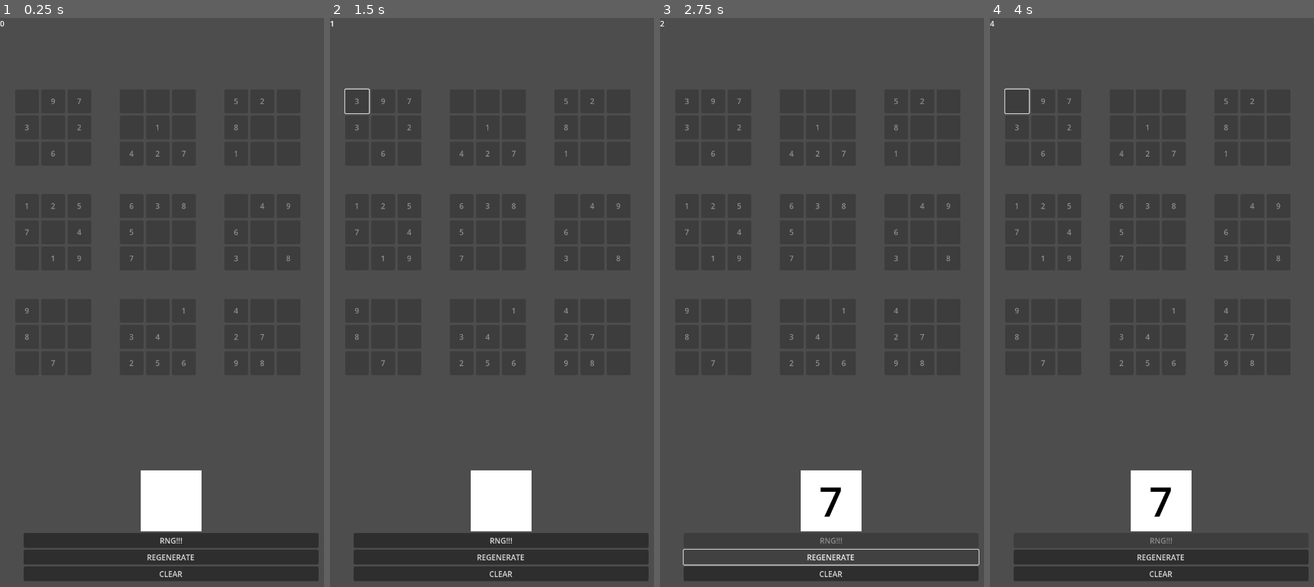
Above: before the commit, frames 1-4 (left to right).
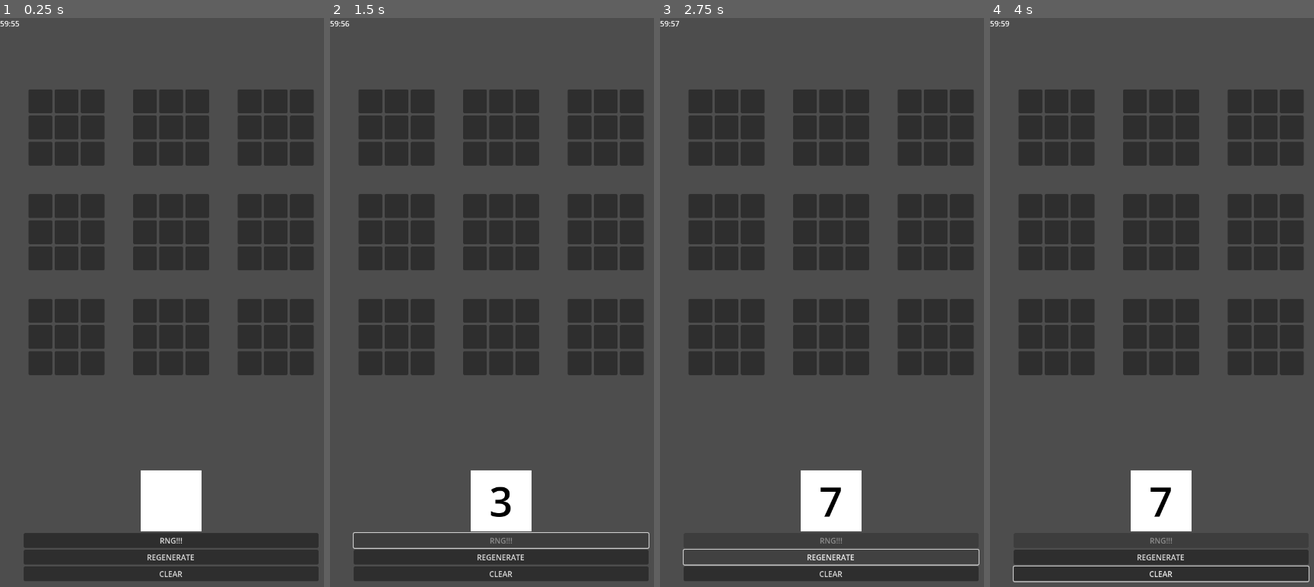
Above: after the commit, the same moments.

Repository: DeeJeezz/randoku
Game: Godot game, scene res://scenes/main_game.tscn
The game is run twice, just before and just after one commit, with the same random seed, the same clock (stepped at 60 frames per second) and the same inputs.
Inputs (mouse positions are in pixels of both pictures, inside the frame that each line leads up to):
- Up to frame 1 (0.25 s): no input
- Up to frame 2 (1.5 s): click (501, 541) at 0.5 s, where only the run before the commit has a clickable "RNG!!!"; click (355, 103) at 1.27 s
- Up to frame 3 (2.75 s): click (831, 558) at 2 s, where only the run before the commit has a clickable "REGENERATE"
- Up to frame 4 (4 s): click (1161, 575) at 2.75 s, where only the run before the commit has a clickable "CLEAR"; click (1015, 103) at 3.5 s, where only the run before the commit has a clickable "3"

The runs differ from the first frame. In frame 1, 6.4% of the frame differs, in the area x 0-97%, y 0-63%; in frame 2, 7.1%, in the area x 0-99%, y 0-94%; in frame 3, 6.4%; in frame 4, 6.8%.

Commit message:
count up timer

Diff:
--- /dev/null
+++ b/scenes/count_up_timer.tscn
@@ -0,0 +1,9 @@
+[gd_scene load_steps=2 format=3 uid="uid://0rf6waip8aa3"]
+
+[ext_resource type="Script" uid="uid://bisns2lhhbh2d" path="res://scripts/count_up_timer.gd" id="1_c1wmi"]
+
+[node name="CountUpTimer" type="Timer"]
+autostart = true
+script = ExtResource("1_c1wmi")
+
+[connection signal="timeout" from="." to="." method="_on_timeout"]
--- a/scenes/field_cell.tscn
+++ b/scenes/field_cell.tscn
@@ -1,6 +1,33 @@
 [gd_scene load_steps=5 format=3 uid="uid://c0npfpysbbfqd"]
 
 [ext_resource type="Script" uid="uid://b4wh2cqf7olbw" path="res://scripts/field_cell.gd" id="1_mrp8d"]
+
+[sub_resource type="Animation" id="Animation_ctq73"]
+length = 0.001
+tracks/0/type = "value"
+tracks/0/imported = false
+tracks/0/enabled = true
+tracks/0/path = NodePath("Button:custom_minimum_size")
+tracks/0/interp = 1
+tracks/0/loop_wrap = true
+tracks/0/keys = {
+"times": PackedFloat32Array(0),
+"transitions": PackedFloat32Array(1),
+"update": 0,
+"values": [Vector2(50, 50)]
+}
+tracks/1/type = "value"
+tracks/1/imported = false
+tracks/1/enabled = true
+tracks/1/path = NodePath("Button:modulate")
+tracks/1/interp = 1
+tracks/1/loop_wrap = true
+tracks/1/keys = {
+"times": PackedFloat32Array(0),
+"transitions": PackedFloat32Array(1),
+"update": 0,
+"values": [Color(1, 1, 1, 1)]
+}
 
 [sub_resource type="Animation" id="Animation_mrp8d"]
 resource_name = "correct"
@@ -30,33 +57,6 @@
 "values": [Color(1, 1, 1, 1), Color(0.297496, 0.862421, 0, 1), Color(0.345282, 0.986791, 0, 1)]
 }
 
-[sub_resource type="Animation" id="Animation_ctq73"]
-length = 0.001
-tracks/0/type = "value"
-tracks/0/imported = false
-tracks/0/enabled = true
-tracks/0/path = NodePath("Button:custom_minimum_size")
-tracks/0/interp = 1
-tracks/0/loop_wrap = true
-tracks/0/keys = {
-"times": PackedFloat32Array(0),
-"transitions": PackedFloat32Array(1),
-"update": 0,
-"values": [Vector2(50, 50)]
-}
-tracks/1/type = "value"
-tracks/1/imported = false
-tracks/1/enabled = true
-tracks/1/path = NodePath("Button:modulate")
-tracks/1/interp = 1
-tracks/1/loop_wrap = true
-tracks/1/keys = {
-"times": PackedFloat32Array(0),
-"transitions": PackedFloat32Array(1),
-"update": 0,
-"values": [Color(1, 1, 1, 1)]
-}
-
 [sub_resource type="AnimationLibrary" id="AnimationLibrary_ctq73"]
 _data = {
 &"RESET": SubResource("Animation_ctq73"),
@@ -68,8 +68,8 @@
 anchors_preset = 15
 anchor_right = 1.0
 anchor_bottom = 1.0
-offset_right = -670.0
-offset_bottom = -1230.0
+offset_right = -720.0
+offset_bottom = -1280.0
 grow_horizontal = 2
 grow_vertical = 2
 script = ExtResource("1_mrp8d")
--- a/scenes/main_game.tscn
+++ b/scenes/main_game.tscn
@@ -1,14 +1,15 @@
-[gd_scene load_steps=3 format=3 uid="uid://blfq7daam4h4v"]
+[gd_scene load_steps=5 format=3 uid="uid://blfq7daam4h4v"]
 
 [ext_resource type="Script" uid="uid://e3r5pi5tqnxd" path="res://scripts/main_game.gd" id="1_72e8q"]
+[ext_resource type="PackedScene" uid="uid://c0npfpysbbfqd" path="res://scenes/field_cell.tscn" id="2_0rdsr"]
 [ext_resource type="Texture2D" uid="uid://cssfo2hd7nr4" path="res://assets/img/rng_randomizer_bg.png" id="2_d2op2"]
-
-[node name="MainGame" type="Node2D" node_paths=PackedStringArray("rows", "rng_label", "rng_button", "timer_label")]
+[ext_resource type="PackedScene" uid="uid://0rf6waip8aa3" path="res://scenes/count_up_timer.tscn" id="3_d2op2"]
+
+[node name="MainGame" type="Node2D" node_paths=PackedStringArray("rows", "rng_label", "rng_button")]
 script = ExtResource("1_72e8q")
 rows = [NodePath("CanvasLayer/Game/MarginContainer/VBoxContainer/HBoxContainer"), NodePath("CanvasLayer/Game/MarginCont …(562 unchanged characters)…
 rng_label = NodePath("CanvasLayer/RNG/MarginContainer/VBoxContainer/TextureRect/RNGLabel")
 rng_button = NodePath("CanvasLayer/RNG/MarginContainer/VBoxContainer/RNGButton")
-timer_label = NodePath("CanvasLayer/Game/TimerLabel")
 
 [node name="CanvasLayer" type="CanvasLayer" parent="."]
 
@@ -49,16 +50,115 @@
 theme_override_constants/separation = 55
 alignment = 1
 
+[node name="FieldCell" parent="CanvasLayer/Game/MarginContainer/VBoxContainer/HBoxContainer" instance=ExtResource("2_0rdsr")]
+layout_mode = 2
+
+[node name="FieldCell2" parent="CanvasLayer/Game/MarginContainer/VBoxContainer/HBoxContainer" instance=ExtResource("2_0rdsr")]
+layout_mode = 2
+
+[node name="FieldCell3" parent="CanvasLayer/Game/MarginContainer/VBoxContainer/HBoxContainer" instance=ExtResource("2_0rdsr")]
+layout_mode = 2
+
+[node name="Control" type="Control" parent="CanvasLayer/Game/MarginContainer/VBoxContainer/HBoxContainer"]
+layout_mode = 2
+
+[node name="FieldCell4" parent="CanvasLayer/Game/MarginContainer/VBoxContainer/HBoxContainer" instance=ExtResource("2_0rdsr")]
+layout_mode = 2
+
+[node name="FieldCell5" parent="CanvasLayer/Game/MarginContainer/VBoxContainer/HBoxContainer" instance=ExtResource("2_0rdsr")]
+layout_mode = 2
+
+[node name="FieldCell6" parent="CanvasLayer/Game/MarginContainer/VBoxContainer/HBoxContainer" instance=ExtResource("2_0rdsr")]
+layout_mode = 2
+
+[node name="Control2" type="Control" parent="CanvasLayer/Game/MarginContainer/VBoxContainer/HBoxContainer"]
+layout_mode = 2
+
+[node name="FieldCell7" parent="CanvasLayer/Game/MarginContainer/VBoxContainer/HBoxContainer" instance=ExtResource("2_0rdsr")]
+layout_mode = 2
+
+[node name="FieldCell8" parent="CanvasLayer/Game/MarginContainer/VBoxContainer/HBoxContainer" instance=ExtResource("2_0rdsr")]
+layout_mode = 2
+
+[node name="FieldCell9" parent="CanvasLayer/Game/MarginContainer/VBoxContainer/HBoxContainer" instance=ExtResource("2_0rdsr")]
+layout_mode = 2
+
 [node name="HBoxContainer2" type="HBoxContainer" parent="CanvasLayer/Game/MarginContainer/VBoxContainer"]
 layout_mode = 2
 theme_override_constants/separation = 55
 alignment = 1
 
+[node name="FieldCell" parent="CanvasLayer/Game/MarginContainer/VBoxContainer/HBoxContainer2" instance=ExtResource("2_0rdsr")]
+layout_mode = 2
+
+[node name="FieldCell2" parent="CanvasLayer/Game/MarginContainer/VBoxContainer/HBoxContainer2" instance=ExtResource("2_0rdsr")]
+layout_mode = 2
+
+[node name="FieldCell3" parent="CanvasLayer/Game/MarginContainer/VBoxContainer/HBoxContainer2" instance=ExtResource("2_0rdsr")]
+layout_mode = 2
+
+[node name="Control" type="Control" parent="CanvasLayer/Game/MarginContainer/VBoxContainer/HBoxContainer2"]
+layout_mode = 2
+
+[node name="FieldCell4" parent="CanvasLayer/Game/MarginContainer/VBoxContainer/HBoxContainer2" instance=ExtResource("2_0rdsr")]
+layout_mode = 2
+
+[node name="FieldCell5" parent="CanvasLayer/Game/MarginContainer/VBoxContainer/HBoxContainer2" instance=ExtResource("2_0rdsr")]
+layout_mode = 2
+
+[node name="FieldCell6" parent="CanvasLayer/Game/MarginContainer/VBoxContainer/HBoxContainer2" instance=ExtResource("2_0rdsr")]
+layout_mode = 2
+
+[node name="Control2" type="Control" parent="CanvasLayer/Game/MarginContainer/VBoxContainer/HBoxContainer2"]
+layout_mode = 2
+
+[node name="FieldCell7" parent="CanvasLayer/Game/MarginContainer/VBoxContainer/HBoxContainer2" instance=ExtResource("2_0rdsr")]
+layout_mode = 2
+
+[node name="FieldCell8" parent="CanvasLayer/Game/MarginContainer/VBoxContainer/HBoxContainer2" instance=ExtResource("2_0rdsr")]
+layout_mode = 2
+
+[node name="FieldCell9" parent="CanvasLayer/Game/MarginContainer/VBoxContainer/HBoxContainer2" instance=ExtResource("2_0rdsr")]
+layout_mode = 2
+
 [node name="HBoxContainer3" type="HBoxContainer" parent="CanvasLayer/Game/MarginContainer/VBoxContainer"]
 layout_mode = 2
 theme_override_constants/separation = 55
 alignment = 1
 
+[node name="FieldCell" parent="CanvasLayer/Game/MarginContainer/VBoxContainer/HBoxContainer3" instance=ExtResource("2_0rdsr")]
+layout_mode = 2
+
+[node name="FieldCell2" parent="CanvasLayer/Game/MarginContainer/VBoxContainer/HBoxContainer3" instance=ExtResource("2_0rdsr")]
+layout_mode = 2
+
+[node name="FieldCell3" parent="CanvasLayer/Game/MarginContainer/VBoxContainer/HBoxContainer3" instance=ExtResource("2_0rdsr")]
+layout_mode = 2
+
+[node name="Control" type="Control" parent="CanvasLayer/Game/MarginContainer/VBoxContainer/HBoxContainer3"]
+layout_mode = 2
+
+[node name="FieldCell4" parent="CanvasLayer/Game/MarginContainer/VBoxContainer/HBoxContainer3" instance=ExtResource("2_0rdsr")]
+layout_mode = 2
+
+[node name="FieldCell5" parent="CanvasLayer/Game/MarginContainer/VBoxContainer/HBoxContainer3" instance=ExtResource("2_0rdsr")]
+layout_mode = 2
+
+[node name="FieldCell6" parent="CanvasLayer/Game/MarginContainer/VBoxContainer/HBoxContainer3" instance=ExtResource("2_0rdsr")]
+layout_mode = 2
+
+[node name="Control2" type="Control" parent="CanvasLayer/Game/MarginContainer/VBoxContainer/HBoxContainer3"]
+layout_mode = 2
+
+[node name="FieldCell7" parent="CanvasLayer/Game/MarginContainer/VBoxContainer/HBoxContainer3" instance=ExtResource("2_0rdsr")]
+layout_mode = 2
+
+[node name="FieldCell8" parent="CanvasLayer/Game/MarginContainer/VBoxContainer/HBoxContainer3" instance=ExtResource("2_0rdsr")]
+layout_mode = 2
+
+[node name="FieldCell9" parent="CanvasLayer/Game/MarginContainer/VBoxContainer/HBoxContainer3" instance=ExtResource("2_0rdsr")]
+layout_mode = 2
+
 [node name="Divider" type="Control" parent="CanvasLayer/Game/MarginContainer/VBoxContainer"]
 layout_mode = 2
 
@@ -67,16 +167,115 @@
 theme_override_constants/separation = 55
 alignment = 1
 
+[node name="FieldCell" parent="CanvasLayer/Game/MarginContainer/VBoxContainer/HBoxContainer4" instance=ExtResource("2_0rdsr")]
+layout_mode = 2
+
+[node name="FieldCell2" parent="CanvasLayer/Game/MarginContainer/VBoxContainer/HBoxContainer4" instance=ExtResource("2_0rdsr")]
+layout_mode = 2
+
+[node name="FieldCell3" parent="CanvasLayer/Game/MarginContainer/VBoxContainer/HBoxContainer4" instance=ExtResource("2_0rdsr")]
+layout_mode = 2
+
+[node name="Control" type="Control" parent="CanvasLayer/Game/MarginContainer/VBoxContainer/HBoxContainer4"]
+layout_mode = 2
+
+[node name="FieldCell4" parent="CanvasLayer/Game/MarginContainer/VBoxContainer/HBoxContainer4" instance=ExtResource("2_0rdsr")]
+layout_mode = 2
+
+[node name="FieldCell5" parent="CanvasLayer/Game/MarginContainer/VBoxContainer/HBoxContainer4" instance=ExtResource("2_0rdsr")]
+layout_mode = 2
+
+[node name="FieldCell6" parent="CanvasLayer/Game/MarginContainer/VBoxContainer/HBoxContainer4" instance=ExtResource("2_0rdsr")]
+layout_mode = 2
+
+[node name="Control2" type="Control" parent="CanvasLayer/Game/MarginContainer/VBoxContainer/HBoxContainer4"]
+layout_mode = 2
+
+[node name="FieldCell7" parent="CanvasLayer/Game/MarginContainer/VBoxContainer/HBoxContainer4" instance=ExtResource("2_0rdsr")]
+layout_mode = 2
+
+[node name="FieldCell8" parent="CanvasLayer/Game/MarginContainer/VBoxContainer/HBoxContainer4" instance=ExtResource("2_0rdsr")]
+layout_mode = 2
+
+[node name="FieldCell9" parent="CanvasLayer/Game/MarginContainer/VBoxContainer/HBoxContainer4" instance=ExtResource("2_0rdsr")]
+layout_mode = 2
+
 [node name="HBoxContainer5" type="HBoxContainer" parent="CanvasLayer/Game/MarginContainer/VBoxContainer"]
 layout_mode = 2
 theme_override_constants/separation = 55
 alignment = 1
 
+[node name="FieldCell" parent="CanvasLayer/Game/MarginContainer/VBoxContainer/HBoxContainer5" instance=ExtResource("2_0rdsr")]
+layout_mode = 2
+
+[node name="FieldCell2" parent="CanvasLayer/Game/MarginContainer/VBoxContainer/HBoxContainer5" instance=ExtResource("2_0rdsr")]
+layout_mode = 2
+
+[node name="FieldCell3" parent="CanvasLayer/Game/MarginContainer/VBoxContainer/HBoxContainer5" instance=ExtResource("2_0rdsr")]
+layout_mode = 2
+
+[node name="Control" type="Control" parent="CanvasLayer/Game/MarginContainer/VBoxContainer/HBoxContainer5"]
+layout_mode = 2
+
+[node name="FieldCell4" parent="CanvasLayer/Game/MarginContainer/VBoxContainer/HBoxContainer5" instance=ExtResource("2_0rdsr")]
+layout_mode = 2
+
+[node name="FieldCell5" parent="CanvasLayer/Game/MarginContainer/VBoxContainer/HBoxContainer5" instance=ExtResource("2_0rdsr")]
+layout_mode = 2
+
+[node name="FieldCell6" parent="CanvasLayer/Game/MarginContainer/VBoxContainer/HBoxContainer5" instance=ExtResource("2_0rdsr")]
+layout_mode = 2
+
+[node name="Control2" type="Control" parent="CanvasLayer/Game/MarginContainer/VBoxContainer/HBoxContainer5"]
+layout_mode = 2
+
+[node name="FieldCell7" parent="CanvasLayer/Game/MarginContainer/VBoxContainer/HBoxContainer5" instance=ExtResource("2_0rdsr")]
+layout_mode = 2
+
+[node name="FieldCell8" parent="CanvasLayer/Game/MarginContainer/VBoxContainer/HBoxContainer5" instance=ExtResource("2_0rdsr")]
+layout_mode = 2
+
+[node name="FieldCell9" parent="CanvasLayer/Game/MarginContainer/VBoxContainer/HBoxContainer5" instance=ExtResource("2_0rdsr")]
+layout_mode = 2
+
 [node name="HBoxContainer6" type="HBoxContainer" parent="CanvasLayer/Game/MarginContainer/VBoxContainer"]
 layout_mode = 2
 theme_override_constants/separation = 55
 alignment = 1
 
+[node name="FieldCell" parent="CanvasLayer/Game/MarginContainer/VBoxContainer/HBoxContainer6" instance=ExtResource("2_0rdsr")]
+layout_mode = 2
+
+[node name="FieldCell2" parent="CanvasLayer/Game/MarginContainer/VBoxContainer/HBoxContainer6" instance=ExtResource("2_0rdsr")]
+layout_mode = 2
+
+[node name="FieldCell3" parent="CanvasLayer/Game/MarginContainer/VBoxContainer/HBoxContainer6" instance=ExtResource("2_0rdsr")]
+layout_mode = 2
+
+[node name="Control" type="Control" parent="CanvasLayer/Game/MarginContainer/VBoxContainer/HBoxContainer6"]
+layout_mode = 2
+
+[node name="FieldCell4" parent="CanvasLayer/Game/MarginContainer/VBoxContainer/HBoxContainer6" instance=ExtResource("2_0rdsr")]
+layout_mode = 2
+
+[node name="FieldCell5" parent="CanvasLayer/Game/MarginContainer/VBoxContainer/HBoxContainer6" instance=ExtResource("2_0rdsr")]
+layout_mode = 2
+
+[node name="FieldCell6" parent="CanvasLayer/Game/MarginContainer/VBoxContainer/HBoxContainer6" instance=ExtResource("2_0rdsr")]
+layout_mode = 2
+
+[node name="Control2" type="Control" parent="CanvasLayer/Game/MarginContainer/VBoxContainer/HBoxContainer6"]
+layout_mode = 2
+
+[node name="FieldCell7" parent="CanvasLayer/Game/MarginContainer/VBoxContainer/HBoxContainer6" instance=ExtResource("2_0rdsr")]
+layout_mode = 2
+
+[node name="FieldCell8" parent="CanvasLayer/Game/MarginContainer/VBoxContainer/HBoxContainer6" instance=ExtResource("2_0rdsr")]
+layout_mode = 2
+
+[node name="FieldCell9" parent="CanvasLayer/Game/MarginContainer/VBoxContainer/HBoxContainer6" instance=ExtResource("2_0rdsr")]
+layout_mode = 2
+
 [node name="Divider2" type="Control" parent="CanvasLayer/Game/MarginContainer/VBoxContainer"]
 layout_mode = 2
 
@@ -85,15 +284,114 @@
 theme_override_constants/separation = 55
 alignment = 1
 
+[node name="FieldCell" parent="CanvasLayer/Game/MarginContainer/VBoxContainer/HBoxContainer7" instance=ExtResource("2_0rdsr")]
+layout_mode = 2
+
+[node name="FieldCell2" parent="CanvasLayer/Game/MarginContainer/VBoxContainer/HBoxContainer7" instance=ExtResource("2_0rdsr")]
+layout_mode = 2
+
+[node name="FieldCell3" parent="CanvasLayer/Game/MarginContainer/VBoxContainer/HBoxContainer7" instance=ExtResource("2_0rdsr")]
+layout_mode = 2
+
+[node name="Control" type="Control" parent="CanvasLayer/Game/MarginContainer/VBoxContainer/HBoxContainer7"]
+layout_mode = 2
+
+[node name="FieldCell4" parent="CanvasLayer/Game/MarginContainer/VBoxContainer/HBoxContainer7" instance=ExtResource("2_0rdsr")]
+layout_mode = 2
+
+[node name="FieldCell5" parent="CanvasLayer/Game/MarginContainer/VBoxContainer/HBoxContainer7" instance=ExtResource("2_0rdsr")]
+layout_mode = 2
+
+[node name="FieldCell6" parent="CanvasLayer/Game/MarginContainer/VBoxContainer/HBoxContainer7" instance=ExtResource("2_0rdsr")]
+layout_mode = 2
+
+[node name="Control2" type="Control" parent="CanvasLayer/Game/MarginContainer/VBoxContainer/HBoxContainer7"]
+layout_mode = 2
+
+[node name="FieldCell7" parent="CanvasLayer/Game/MarginContainer/VBoxContainer/HBoxContainer7" instance=ExtResource("2_0rdsr")]
+layout_mode = 2
+
+[node name="FieldCell8" parent="CanvasLayer/Game/MarginContainer/VBoxContainer/HBoxContainer7" instance=ExtResource("2_0rdsr")]
+layout_mode = 2
+
+[node name="FieldCell9" parent="CanvasLayer/Game/MarginContainer/VBoxContainer/HBoxContainer7" instance=ExtResource("2_0rdsr")]
+layout_mode = 2
+
 [node name="HBoxContainer8" type="HBoxContainer" parent="CanvasLayer/Game/MarginContainer/VBoxContainer"]
 layout_mode = 2
 theme_override_constants/separation = 55
 alignment = 1
 
+[node name="FieldCell" parent="CanvasLayer/Game/MarginContainer/VBoxContainer/HBoxContainer8" instance=ExtResource("2_0rdsr")]
+layout_mode = 2
+
+[node name="FieldCell2" parent="CanvasLayer/Game/MarginContainer/VBoxContainer/HBoxContainer8" instance=ExtResource("2_0rdsr")]
+layout_mode = 2
+
+[node name="FieldCell3" parent="CanvasLayer/Game/MarginContainer/VBoxContainer/HBoxContainer8" instance=ExtResource("2_0rdsr")]
+layout_mode = 2
+
+[node name="Control" type="Control" parent="CanvasLayer/Game/MarginContainer/VBoxContainer/HBoxContainer8"]
+layout_mode = 2
+
+[node name="FieldCell4" parent="CanvasLayer/Game/MarginContainer/VBoxContainer/HBoxContainer8" instance=ExtResource("2_0rdsr")]
+layout_mode = 2
+
+[node name="FieldCell5" parent="CanvasLayer/Game/MarginContainer/VBoxContainer/HBoxContainer8" instance=ExtResource("2_0rdsr")]
+layout_mode = 2
+
+[node name="FieldCell6" parent="CanvasLayer/Game/MarginContainer/VBoxContainer/HBoxContainer8" instance=ExtResource("2_0rdsr")]
+layout_mode = 2
+
+[node name="Control2" type="Control" parent="CanvasLayer/Game/MarginContainer/VBoxContainer/HBoxContainer8"]
+layout_mode = 2
+
+[node name="FieldCell7" parent="CanvasLayer/Game/MarginContainer/VBoxContainer/HBoxContainer8" instance=ExtResource("2_0rdsr")]
+layout_mode = 2
+
+[node name="FieldCell8" parent="CanvasLayer/Game/MarginContainer/VBoxContainer/HBoxContainer8" instance=ExtResource("2_0rdsr")]
+layout_mode = 2
+
+[node name="FieldCell9" parent="CanvasLayer/Game/MarginContainer/VBoxContainer/HBoxContainer8" instance=ExtResource("2_0rdsr")]
+layout_mode = 2
+
 [node name="HBoxContainer9" type="HBoxContainer" parent="CanvasLayer/Game/MarginContainer/VBoxContainer"]
 layout_mode = 2
 theme_override_constants/separation = 55
 alignment = 1
+
+[node name="FieldCell" parent="CanvasLayer/Game/MarginContainer/VBoxContainer/HBoxContainer9" instance=ExtResource("2_0rdsr")]
+layout_mode = 2
+
+[node name="FieldCell2" parent="CanvasLayer/Game/MarginContainer/VBoxContainer/HBoxContainer9" instance=ExtResource("2_0rdsr")]
+layout_mode = 2
+
+[node name="FieldCell3" parent="CanvasLayer/Game/MarginContainer/VBoxContainer/HBoxContainer9" instance=ExtResource("2_0rdsr")]
+layout_mode = 2
+
+[node name="Control" type="Control" parent="CanvasLayer/Game/MarginContainer/VBoxContainer/HBoxContainer9"]
+layout_mode = 2
+
+[node name="FieldCell4" parent="CanvasLayer/Game/MarginContainer/VBoxContainer/HBoxContainer9" instance=ExtResource("2_0rdsr")]
+layout_mode = 2
+
+[node name="FieldCell5" parent="CanvasLayer/Game/MarginContainer/VBoxContainer/HBoxContainer9" instance=ExtResource("2_0rdsr")]
+layout_mode = 2
+
+[node name="FieldCell6" parent="CanvasLayer/Game/MarginContainer/VBoxContainer/HBoxContainer9" instance=ExtResource("2_0rdsr")]
+layout_mode = 2
+
+[node name="Control2" type="Control" parent="CanvasLayer/Game/MarginContainer/VBoxContainer/HBoxContainer9"]
+layout_mode = 2
+
+[node name="FieldCell7" parent="CanvasLayer/Game/MarginContainer/VBoxContainer/HBoxContainer9" instance=ExtResource("2_0rdsr")]
+layout_mode = 2
+
+[node name="FieldCell8" parent="CanvasLayer/Game/MarginContainer/VBoxContainer/HBoxContainer9" instance=ExtResource("2_0rdsr")]
+layout_mode = 2
+
+[node name="FieldCell9" parent="CanvasLayer/Game/MarginContainer/VBoxContainer/HBoxContainer9" instance=ExtResource("2_0rdsr")]
+layout_mode = 2
 
 [node name="RNG" type="Control" parent="CanvasLayer"]
 layout_mode = 3
@@ -151,6 +449,9 @@
 layout_mode = 2
 text = "CLEAR"
 
+[node name="CountUpTimer" parent="." node_paths=PackedStringArray("timer_label") instance=ExtResource("3_d2op2")]
+timer_label = NodePath("../CanvasLayer/Game/TimerLabel")
+
 [connection signal="pressed" from="CanvasLayer/RNG/MarginContainer/VBoxContainer/RNGButton" to="." method="_on_rng_button_pressed"]
 [connection signal="pressed" from="CanvasLayer/RNG/MarginContainer/VBoxContainer/RegenerateButton" to="." method="_on_regenerate_button_pressed"]
 [connection signal="pressed" from="CanvasLayer/RNG/MarginContainer/VBoxContainer/ClearCellButton" to="." method="_on_clear_cell_button_pressed"]
--- /dev/null
+++ b/scripts/count_up_timer.gd
@@ -0,0 +1,51 @@
+extends Timer
+class_name CountUpTimer
+
+@export_category("Nodes")
+@export var timer_label: Label
+
+
+class TimeCounter:
+	var seconds: int
+	var minutes: int
+	var hours: int
+	var total_seconds: int = (59 * 60) + 55
+
+	func update_time() -> void:
+		hours = int(float(total_seconds) / (60 * 60))
+		minutes = int(float(total_seconds) / 60) - (hours * 60)
+		seconds = total_seconds - (((hours * 60) + minutes) * 60)
+
+	func count() -> void:
+		total_seconds += 1
+		update_time()
+
+	func _append_zero(number: int) -> String:
+		if number < 10:
+			return '0%s' % number
+		return str(number)
+
+	func get_formatted_time(format: String = '%M:%S') -> String:
+		var formatted_seconds: String = _append_zero(seconds)
+		var formatted_minutes: String = _append_zero(minutes)
+		var formatted_hours: String = _append_zero(hours)
+		if hours > 0:
+			format = '%%H:%s' % format
+		return format.replace('%H', formatted_hours).replace('%M', formatted_minutes).replace('%S', formatted_seconds)
+
+
+var counter: TimeCounter = TimeCounter.new()
+
+
+func _ready() -> void:
+	counter.update_time()
+	_update_label()
+
+
+func _on_timeout() -> void:
+	counter.count()
+	_update_label()
+
+
+func _update_label() -> void:
+	timer_label.text = counter.get_formatted_time()
--- a/scripts/main_game.gd
+++ b/scripts/main_game.gd
@@ -5,8 +5,6 @@
 @export_category("RNG nodes")
 @export var rng_label: Label
 @export var rng_button: Button
-@export_category('Utility nodes')
-@export var timer_label: Label
 @export_category("Settings")
 @export var game_seed: int = 0
 @export var field_cell_animation_delay: float = 0.05
@@ -21,20 +19,11 @@
 const BLOCK_SIZE: int = 3
 const FIELD_CELL: PackedScene = preload("res://scenes/field_cell.tscn")
 
-var start_time
 
 func _ready() -> void:
 	seed(game_seed)
-	_init_level_from_file()
-	_set_timer()
-
-func _set_timer() -> void:
-	start_time = Time.get_ticks_msec()
-
-
-func _process(delta: float) -> void:
-	var elapsed_time = floor((Time.get_ticks_msec() - start_time) / 1000)
-	timer_label.text = '%s' % elapsed_time
+	#_init_level_from_file()
+
 
 #region Level instantiation
 func _read_level_from_file() -> Array:
Not shown, added: scripts/count_up_timer.gd.uid
